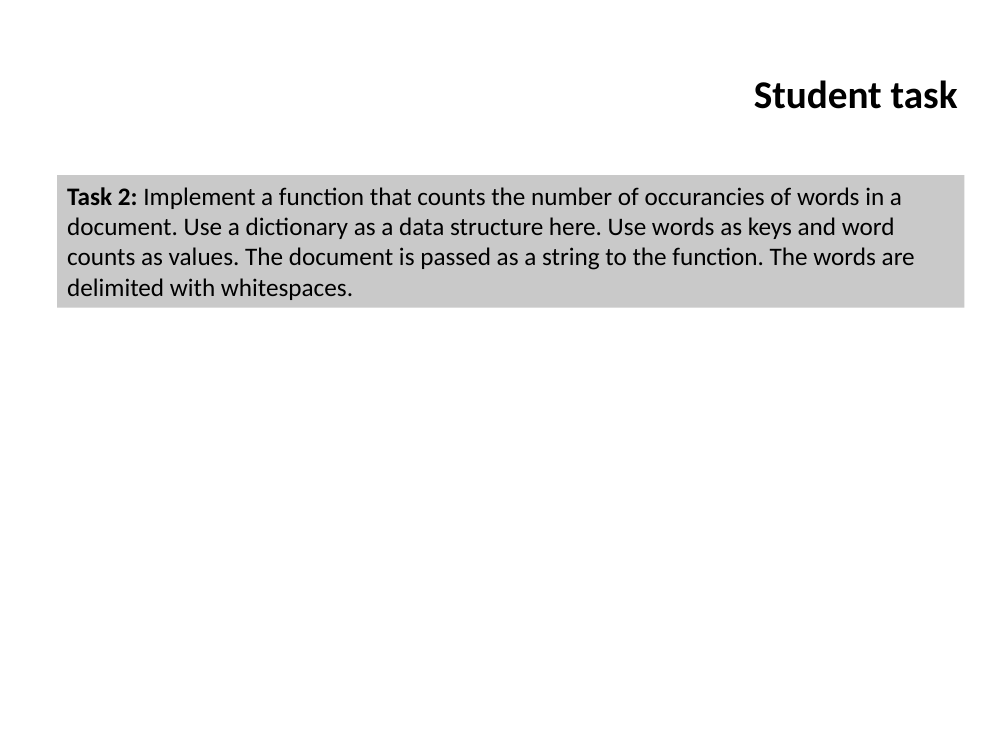
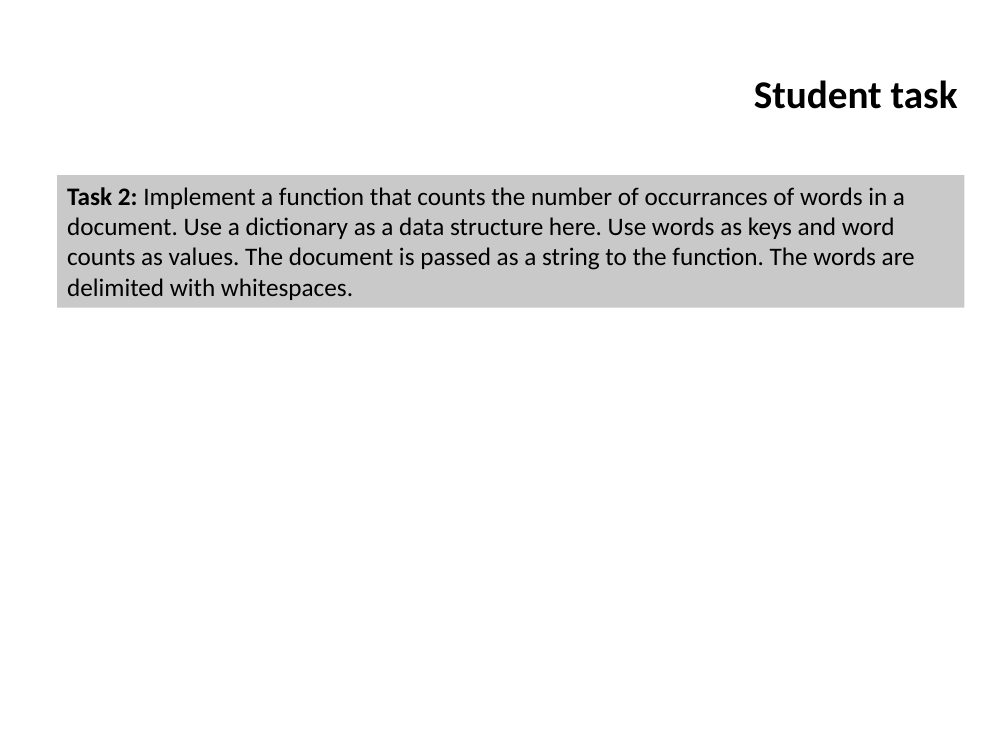
Before and after one commit to ifromm/dsa, a slide deck: slide 9 of slides/unit_5_hashtables.pptx. Drawn at 1008x756 pixels with LibreOffice and Linux fonts; fonts in the diff are those of the drawing; background and template pictures are left out. Boxes give left, top, right and bottom in pixels: in the first picture for what was removed or moved away, otherwise in the second. Text is boxed around its words. In the diff, an @@ line names an element or a change of style, - is before the commit and + after.

```diff
--- a/slides/unit_5_hashtables.pptx
+++ b/slides/unit_5_hashtables.pptx
@@ text in rectangle at (67, 187, 915, 300): text changed @@
-Task 2: Implement a function that counts the number of occurancies of words in a document. Use a dictionary as a data structure here. Use words as keys and word counts as values. The document is passed as a string to the function. The words are delimited with whitespaces.
+Task 2: Implement a function that counts the number of occurrances of words in a document. Use a dictionary as a data structure here. Use words as keys and word counts as values. The document is passed as a string to the function. The words are delimited with whitespaces.
```
Also in this commit, not shown: 4 other slides changed, 1 other file.
